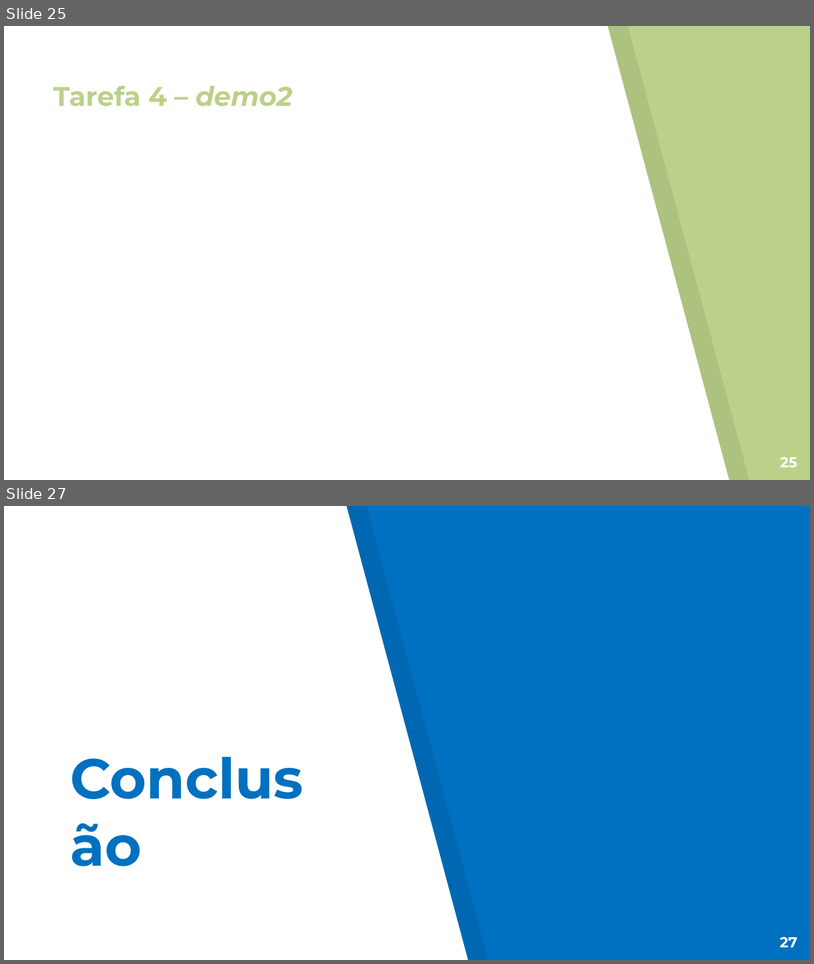
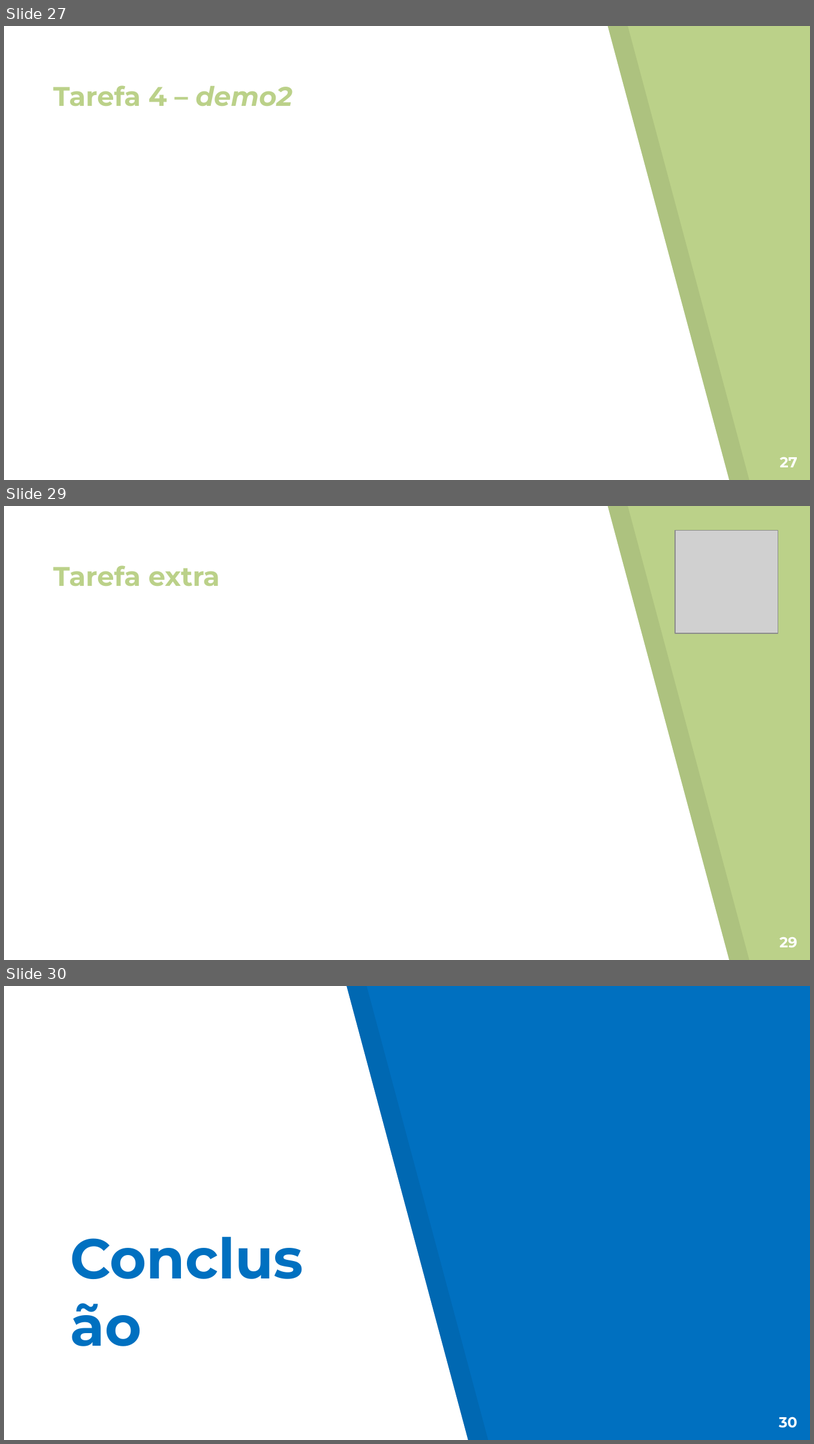
Before and after one commit to Nelson198/ATS, a slide deck: Apresentação.pptx. Shown one above the other, each under a label of ours: slides 25 and 27 before the commit, slides 27, 29 and 30 after it; the slides between them are not shown. The pictures are 814x964 and 814x1444 pixels, drawn with LibreOffice and Linux fonts; fonts in the diff are those of the drawing; grey boxes stand for pictures. Boxes give left, top, right and bottom in pixels: in the first picture for what was removed or moved away, otherwise in the second. Text is boxed around its words. In the diff, an @@ line names an element or a change of style, - is before the commit and + after.

```diff
--- a/Apresentação.pptx
+++ b/Apresentação.pptx
@@ slide 29 added at (4, 506, 810, 960), background #BBD189; not listed: 2 template elements that a slide beside it also shows @@
@@ picture added at (676, 530, 779, 633) @@
@@ title added at (53, 565, 220, 586), 24 pt, text #BBD189, bold @@
+Tarefa extra
@@ page number added at (780, 937, 798, 947), 13 pt, text #FFFFFF, bold @@
+29
@@ what was slide 25 is now slide 27 @@
@@ page number at (780, 457, 798, 467): text changed @@
-25
+27
@@ what was slide 27 is now slide 30 @@
@@ page number at (779, 1416, 798, 1428): text changed @@
-27
+30
```
Also in this commit, not shown: 7 slides changed, 2 other slides added, 3 other files.
